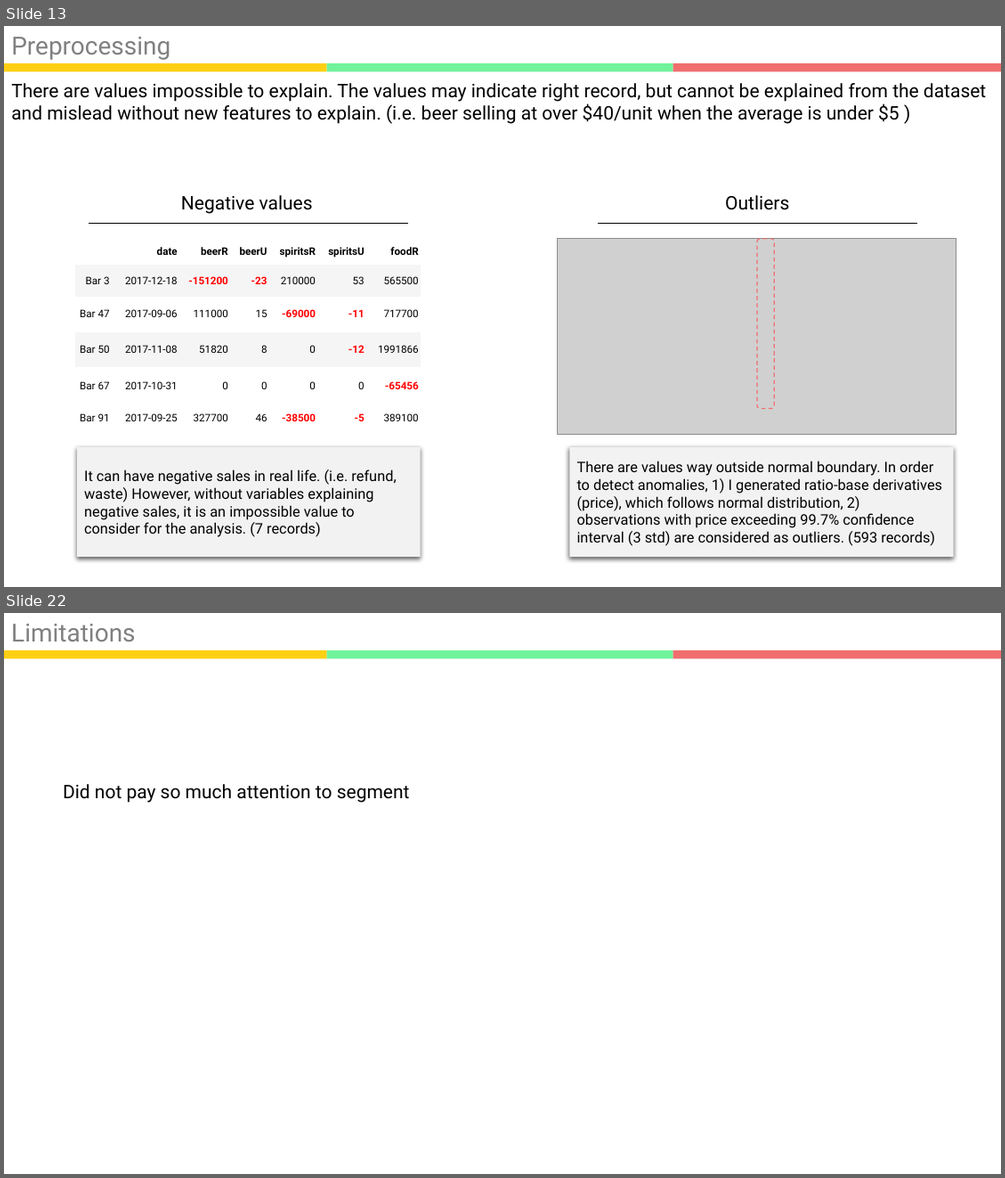
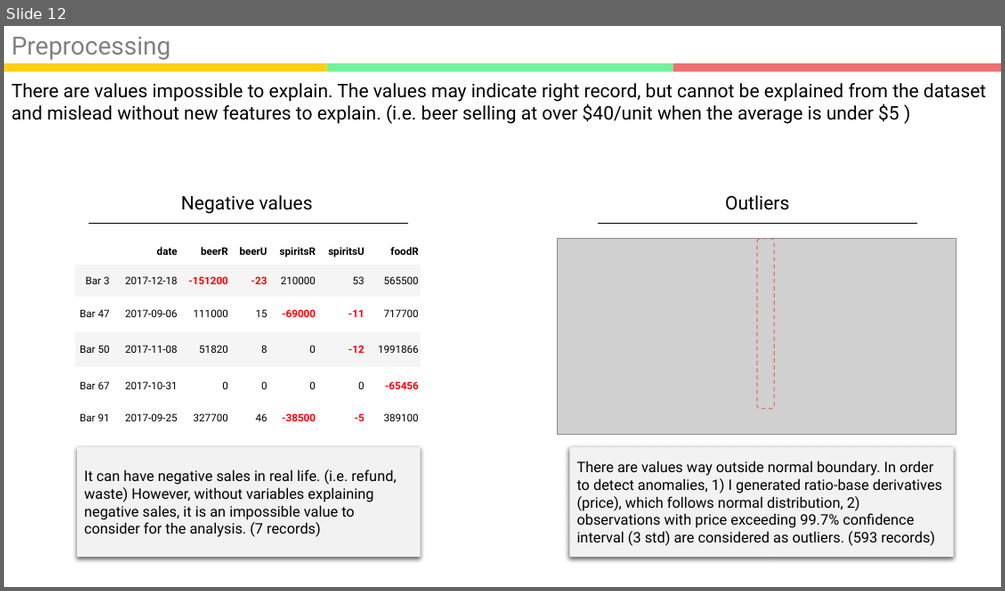
Before and after one commit to kookoowaa/Projects, a slide deck: WB project/Analysis Report.pptx. Shown one above the other, each under a label of ours: slides 13 and 22 before the commit, slide 12 after it; the slides between them are not shown. The pictures are 1005x1178 and 1005x591 pixels, drawn with LibreOffice and Linux fonts; fonts in the diff are those of the drawing; grey boxes stand for pictures. Boxes give left, top, right and bottom in pixels: in the first picture for what was removed or moved away, otherwise in the second. Text is boxed around its words. In the diff, an @@ line names an element or a change of style, - is before the commit and + after.

```diff
--- a/WB project/Analysis Report.pptx
+++ b/WB project/Analysis Report.pptx
@@ slide 22 removed at [4, 613, 1001, 1174], background #FFFFFF; not listed: 3 template elements that a slide beside it also shows @@
@@ text removed at [11, 624, 135, 641] @@
-Limitations
@@ text removed at [63, 784, 410, 803] @@
-Did not pay so much attention to segment
@@ what was slide 13 is now slide 12 @@
```
Also in this commit, not shown: 9 slides changed, 6 slides added, 5 other slides removed, 6 other files.
